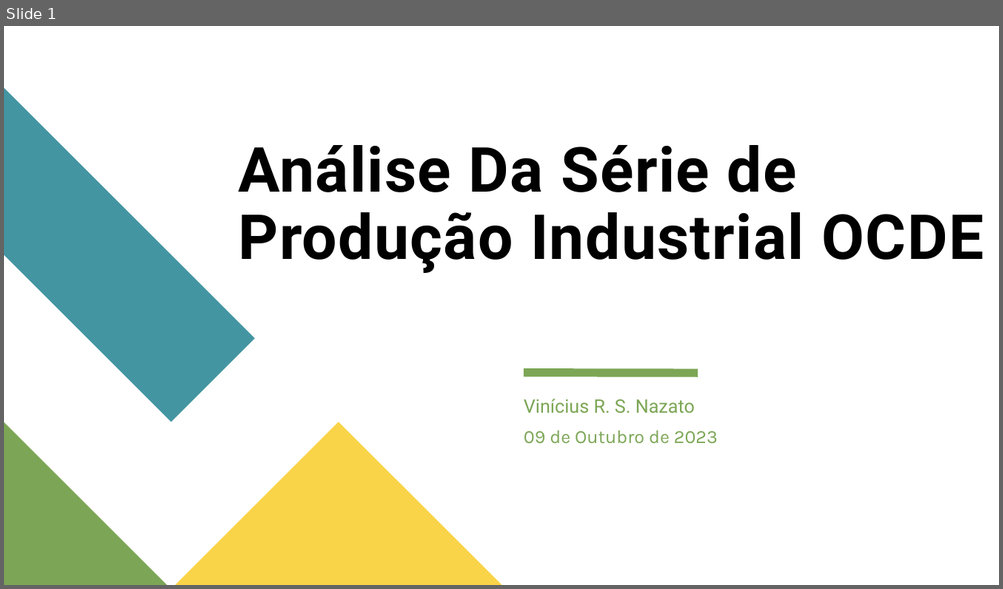
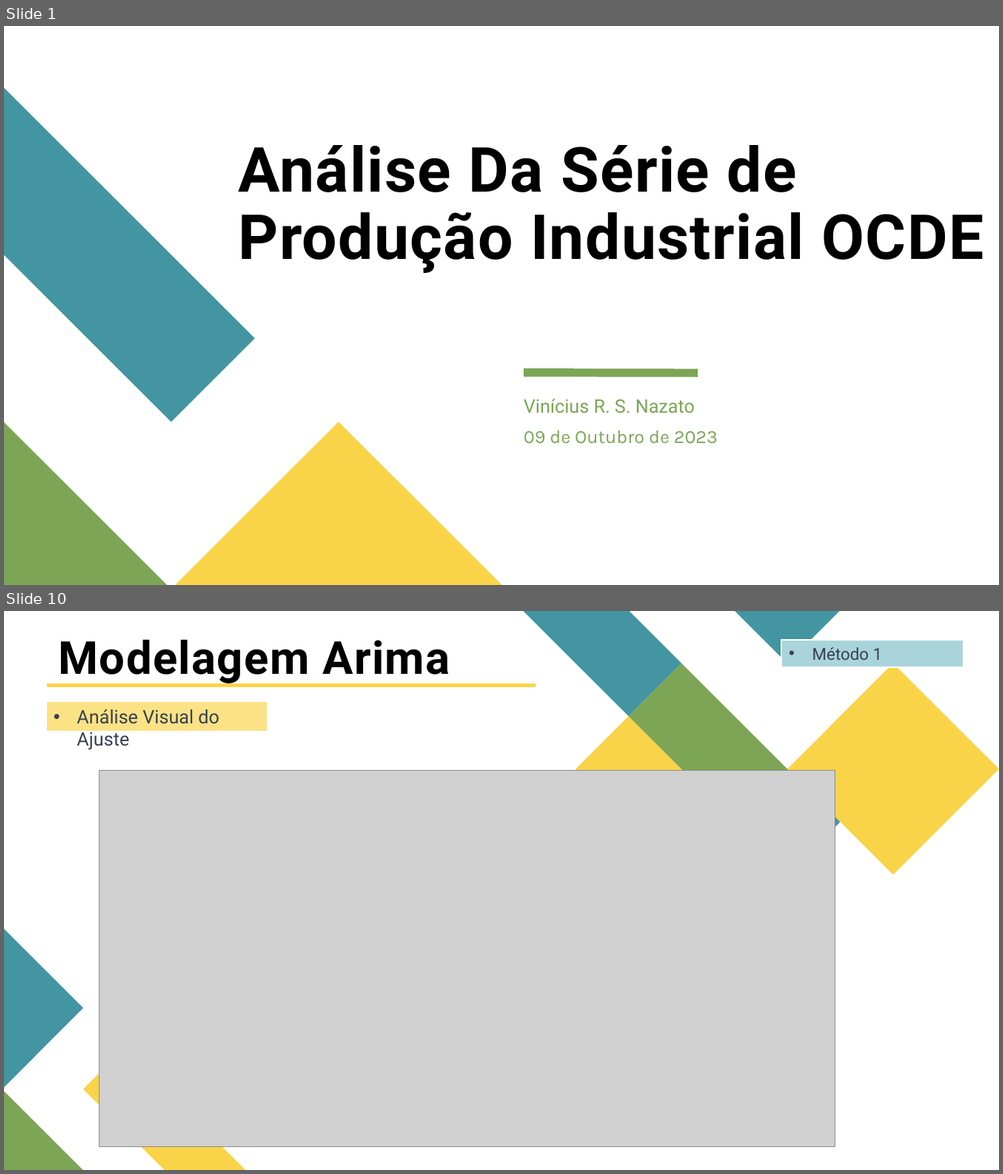
Before and after one commit to ViniNazato/PredictingIndustrialProduction, a slide deck: Análise Da Série de Produção Industrial OCDE.pptx. Shown one above the other, each under a label of ours: slide 1 before the commit, slides 1 and 10 after it; the slides between them are not shown. The pictures are 1003x589 and 1003x1174 pixels, drawn with LibreOffice and Linux fonts; fonts in the diff are those of the drawing; grey boxes stand for pictures. Boxes give left, top, right and bottom in pixels: in the first picture for what was removed or moved away, otherwise in the second. Text is boxed around its words. In the diff, an @@ line names an element or a change of style, - is before the commit and + after.

```diff
--- a/Análise Da Série de Produção Industrial OCDE.pptx
+++ b/Análise Da Série de Produção Industrial OCDE.pptx
@@ slide 10 added at (4, 611, 999, 1170), background #FFFFFF @@
@@ title added at (59, 639, 449, 685), 44 pt, text #000000, bold @@
+Modelagem Arima
@@ rectangle added at (782, 639, 964, 667), fill #A9D4DB, outline #FFFFFF 1.5 pt, 16 pt, text #374151 @@
+• Método 1
@@ group added at (523, 611, 999, 875): 5 freeform shapes @@
@@ rectangle added at (46, 683, 537, 688), fill #F9D448, outline #FFFFFF 1.5 pt @@
@@ rectangle added at (46, 701, 268, 731), fill #FBE284, outline #FFFFFF 1.5 pt, 18 pt, text #374151 @@
+• Análise Visual do Ajuste
@@ line added from (82, 769) to (256, 769), #FFFFFF 8 pt @@
@@ picture added at (99, 771, 835, 1147) @@
@@ freeform shape added at (4, 930, 83, 1088), fill #4495A2 @@
@@ freeform shape added at (83, 1049, 245, 1170), fill #F9D448 @@
@@ freeform shape added at (4, 1091, 83, 1170), fill #7CA655 @@
```
Also in this commit, not shown: 2 slides changed, 23 other slides added, 3 slides removed, 8 other files.
